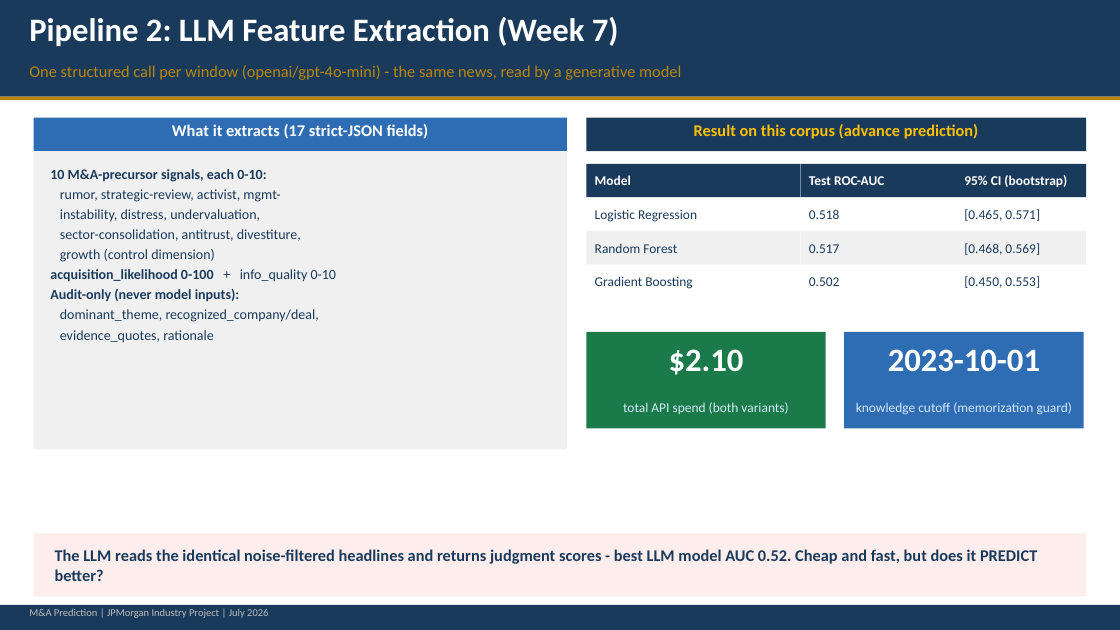
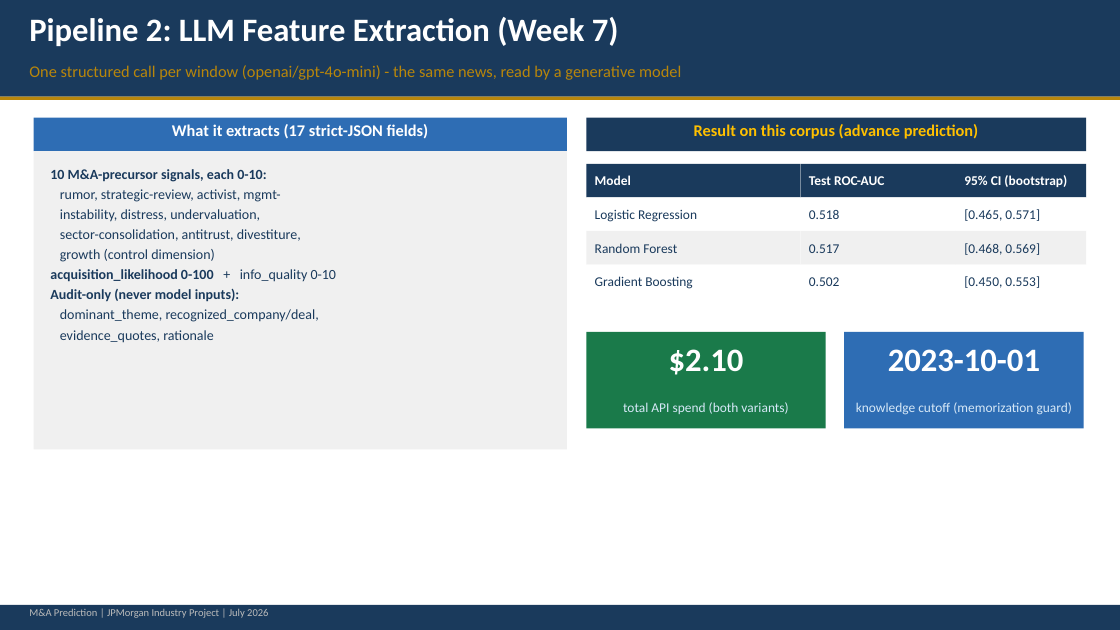
Before and after one commit to cindyfu0312/ucb-jpm-MA-prediction, a slide deck: slide 5 of reports/week7_ma_prediction_nlp_vs_llm_presentation.pptx. Drawn at 1120x630 pixels with LibreOffice and Linux fonts; fonts in the diff are those of the drawing. Boxes give left, top, right and bottom in pixels: in the first picture for what was removed or moved away, otherwise in the second. Text is boxed around its words. In the diff, an @@ line names an element or a change of style, - is before the commit and + after.

```diff
--- a/reports/week7_ma_prediction_nlp_vs_llm_presentation.pptx
+++ b/reports/week7_ma_prediction_nlp_vs_llm_presentation.pptx
@@ rectangle removed at [34, 534, 1086, 597] @@
@@ text removed at [55, 549, 1037, 581] @@
-The LLM reads the identical noise-filtered headlines and returns judgment scores - best LLM model AUC 0.52. Cheap and fast, but does it PREDICT better?
```
Also in this commit, not shown: 7 other slides changed, 3 slides added, 2 other files.
